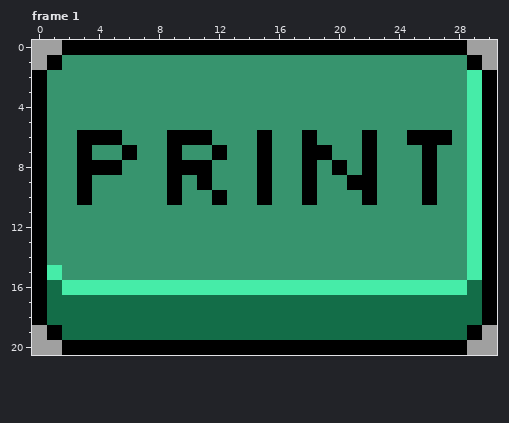
Pixel-art file -- Assets/Sprites/button_accept.ase. The picture above was drawn from the file before the commit.
31x21 pixels, 1 frame. Colours within 5 levels of each other are drawn and written as one. Shown: frame 1. The commit also changed other frames, which this record leaves out.
New version:
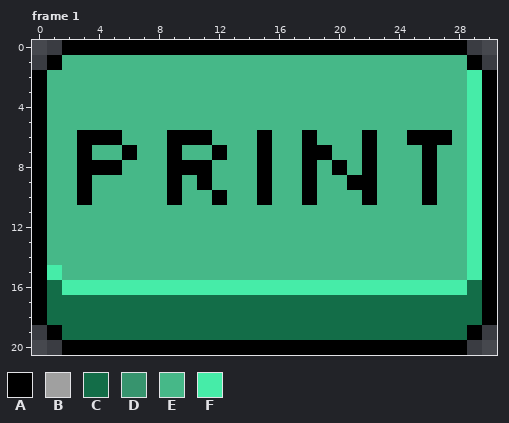
Palette (. is transparent): A #000000  B #a0a0a0  C #136d48  D #37946e  E #46b888  F #46eca8
From old to new:
Frame 1:
y 0: x 0..1 BB -> ..; x 29..30 BB -> ..
y 1: x 0 B -> .; x 2..28 DDDDDDDDDDDDDDDDDDDDDDDDDDD -> EEEEEEEEEEEEEEEEEEEEEEEEEEE; x 30 B -> .
y 2..5: x 1..28 DDDDDDDDDDDDDDDDDDDDDDDDDDDD -> EEEEEEEEEEEEEEEEEEEEEEEEEEEE
y 6: x 1..2 DD -> EE; x 6..8 DDD -> EEE; x 12..14 DDD -> EEE; x 16..17 DD -> EE; x 19..21 DDD -> EEE; x 23..24 DD -> EE; x 28 D -> E
y 7: x 1..2 DD -> EE; x 4..5 DD -> EE; x 7..8 DD -> EE; x 10..11 DD -> EE; x 13..14 DD -> EE; x 16..17 DD -> EE; x 20..21 DD -> EE; x 23..25 DDD -> EEE; x 27..28 DD -> EE
y 8: x 1..2 DD -> EE; x 6..8 DDD -> EEE; x 12..14 DDD -> EEE; x 16..17 DD -> EE; x 19 D -> E; x 21 D -> E; x 23..25 DDD -> EEE; x 27..28 DD -> EE
y 9: x 1..2 DD -> EE; x 4..8 DDDDD -> EEEEE; x 10 D -> E; x 12..14 DDD -> EEE; x 16..17 DD -> EE; x 19..20 DD -> EE; x 23..25 DDD -> EEE; x 27..28 DD -> EE
y 10: x 1..2 DD -> EE; x 4..8 DDDDD -> EEEEE; x 10..11 DD -> EE; x 13..14 DD -> EE; x 16..17 DD -> EE; x 19..21 DDD -> EEE; x 23..25 DDD -> EEE; x 27..28 DD -> EE
y 11..14: x 1..28 DDDDDDDDDDDDDDDDDDDDDDDDDDDD -> EEEEEEEEEEEEEEEEEEEEEEEEEEEE
y 15: x 2..28 DDDDDDDDDDDDDDDDDDDDDDDDDDD -> EEEEEEEEEEEEEEEEEEEEEEEEEEE
y 19: x 0 B -> .; x 30 B -> .
y 20: x 0..1 BB -> ..; x 29..30 BB -> ..
Changed places in both pictures, as pixel boxes (x1, y1, x2, y2):
changed: (32, 40, 497, 355)
